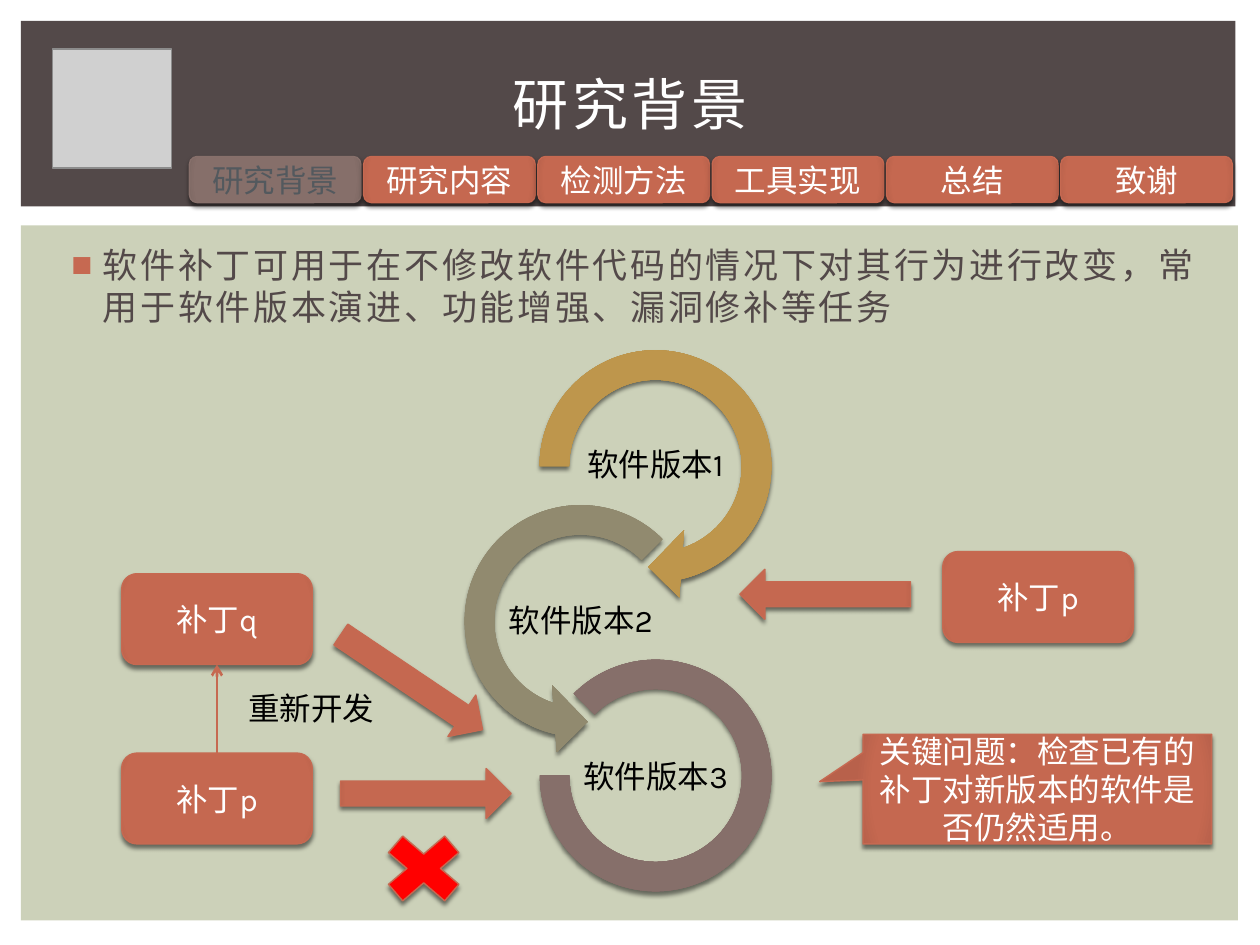
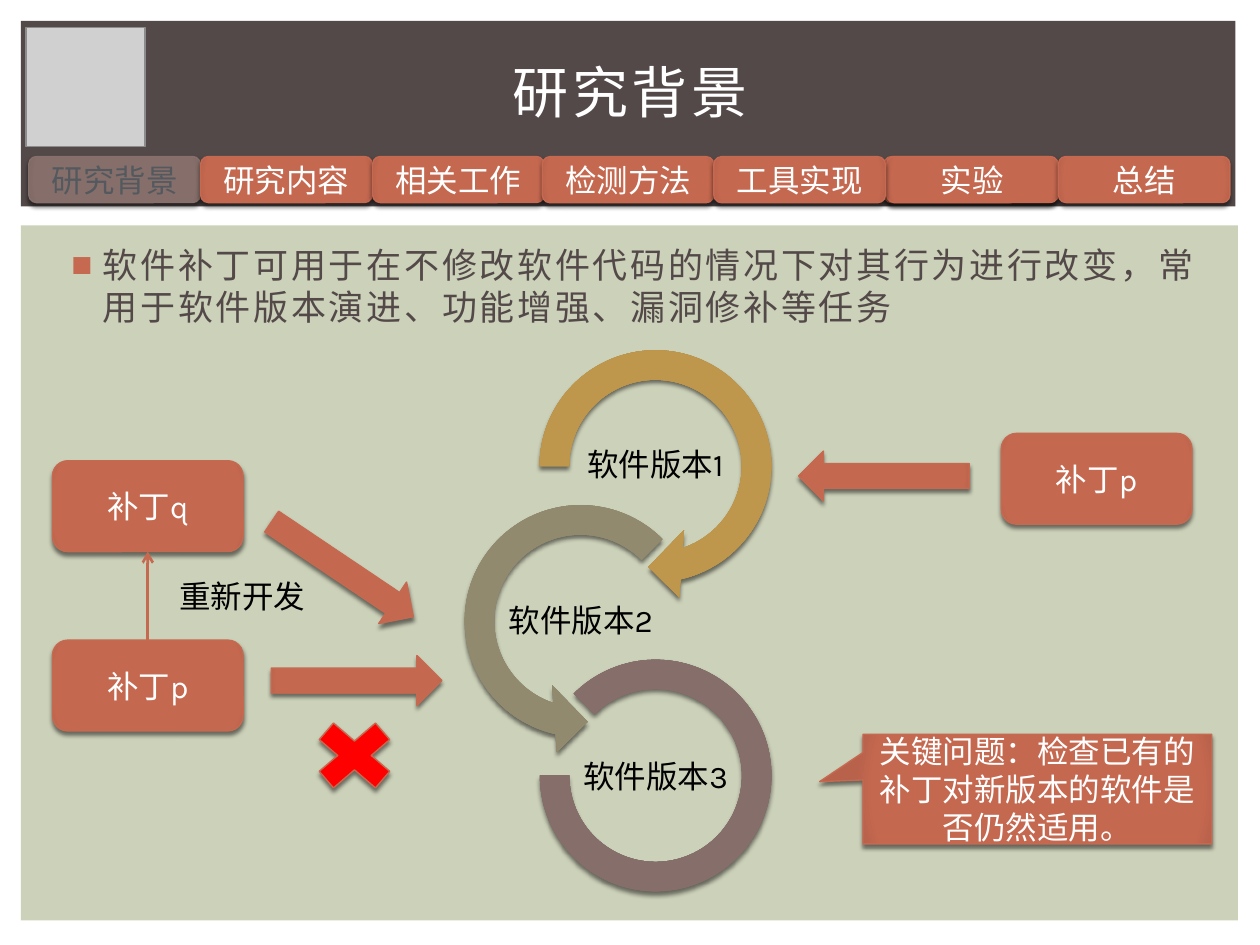
Before and after one commit to iewrer/mythesis, a slide deck: slide 3 of 答辩PPT.pptx. Drawn at 1260x945 pixels with LibreOffice and Linux fonts; fonts in the diff are those of the drawing; grey boxes stand for pictures. Boxes give left, top, right and bottom in pixels: in the first picture for what was removed or moved away, otherwise in the second. Text is boxed around its words. In the diff, an @@ line names an element or a change of style, - is before the commit and + after.

```diff
--- a/答辩PPT.pptx
+++ b/答辩PPT.pptx
@@ picture: place and size @@
-picture at bbox=[53, 49, 171, 168]
+picture at bbox=[26, 28, 145, 146]
@@ title "研究背景": place and size @@
-title "研究背景" at bbox=[513, 77, 748, 130]
+title "研究背景" at bbox=[513, 65, 748, 118]
@@ rounded rectangle: place and size @@
-rounded rectangle at bbox=[189, 156, 360, 203]
+rounded rectangle at bbox=[29, 156, 200, 203]
@@ rounded rectangle "研究内容": place and size @@
-rounded rectangle "研究内容" at bbox=[364, 156, 536, 203]
+rounded rectangle "研究内容" at bbox=[200, 156, 372, 203]
@@ rounded rectangle added at bbox=[373, 156, 544, 203], fill gradient #C66951 to #B8624B, outline #C66951 0.79 pt, 18 pt, text #FFFFFF @@
+相关工作
@@ rounded rectangle "检测方法": place and size @@
-rounded rectangle "检测方法" at bbox=[538, 156, 709, 203]
+rounded rectangle "检测方法" at bbox=[542, 156, 713, 203]
@@ rounded rectangle added at bbox=[714, 156, 886, 203], fill gradient #C66951 to #B8624B, outline #C66951 0.79 pt, 18 pt, text #FFFFFF @@
+工具实现
@@ rounded rectangle "工具实现": place and size @@
-rounded rectangle "工具实现" at bbox=[712, 156, 883, 203]
+rounded rectangle "工具实现" at bbox=[885, 156, 1056, 203]
@@ rounded rectangle added at bbox=[887, 156, 1058, 203], fill gradient #C66951 to #B8624B, outline #C66951 0.79 pt, 18 pt, text #FFFFFF @@
+实验
@@ rounded rectangle "总结": place and size @@
-rounded rectangle "总结" at bbox=[887, 156, 1058, 203]
+rounded rectangle "总结" at bbox=[1058, 156, 1230, 203]
@@ rounded rectangle removed at bbox=[1061, 156, 1232, 203] @@
-致谢
@@ rounded rectangle "补丁p": place and size @@
-rounded rectangle "补丁p" at bbox=[942, 552, 1133, 643]
+rounded rectangle "补丁p" at bbox=[1002, 433, 1192, 524]
@@ left arrow: place and size @@
-left arrow at bbox=[740, 570, 910, 620]
+left arrow at bbox=[799, 451, 969, 501]
@@ 1 text, 1 rounded rectangle, 1 arrow: place and size @@
-1 text, 1 rounded rectangle, 1 arrow at bbox=[122, 573, 374, 753]
+1 text, 1 rounded rectangle, 1 arrow at bbox=[53, 461, 305, 640]
@@ 2 left arrows, 1 rounded rectangle, 1 cross: place and size @@
-2 left arrows, 1 rounded rectangle, 1 cross at bbox=[122, 615, 510, 915]
+2 left arrows, 1 rounded rectangle, 1 cross at bbox=[53, 501, 441, 803]
```
Also in this commit, not shown: 6 other slides changed, 2 slides added, 1 slide removed.
